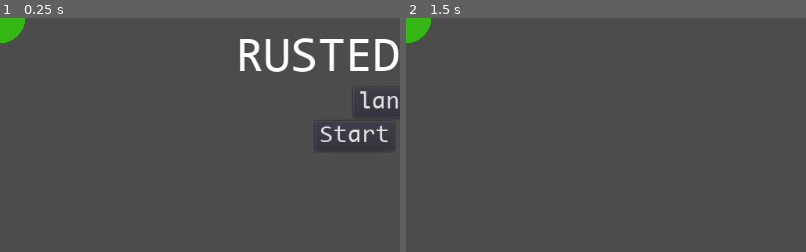
Above: before the commit, frames 1-2 (left to right).
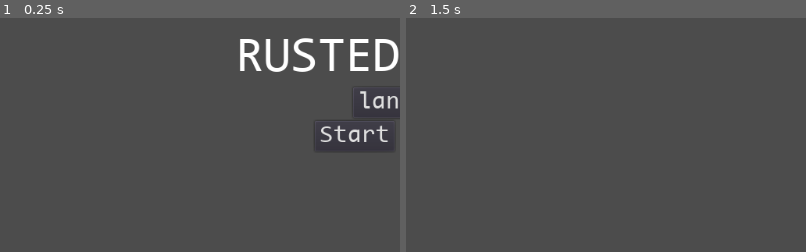
Above: after the commit, the same moments.

Repository: oatley/RustedEarth
Game: Godot game, scene res://Assets/Scenes/Main.tscn
Same seed, same stepped clock (60 frames per second), same inputs: the game is played once before the commit and once after it.
Inputs (mouse positions are % of the whole screen's width and height, from its top left):
- Up to frame 1 (0.25 s): no input
- Up to frame 2 (1.5 s): click "Start" at 0.5 s; tap Enter at 1.25 s; move the mouse to (72, 45) at 1.27 s; hold Right (right) from 1.28 s (still down); hold L (light_toggle) from 1.28 s (still down)
The pictures show only the part of the screen within x 0-50%, y 0-50%; the shares and areas given below are measured in that part.

The runs differ from the first frame. In frame 1, 0.5% of the frame differs, in the area x 0-7%, y 0-11%; in frame 2, 0.5%.
Error before the commit: Invalid operands 'Nil' and 'Nil' in operator '- (negation)'. (res://Assets/Scripts/Map.gd:43)
Error after the commit: Invalid operands 'Nil' and 'Nil' in operator '- (negation)'. (res://Assets/Scripts/Map.gd:49)

Commit message:
Game Jam End

Diff:
--- /dev/null
+++ b/Assets/Scenes/Altar.tscn
@@ -0,0 +1,18 @@
+[gd_scene load_steps=3 format=2]
+
+[ext_resource path="res://Assets/2d/altar_clean_tile.png" type="Texture" id=1]
+
+[sub_resource type="RectangleShape2D" id=1]
+extents = Vector2( 25, 25 )
+
+[node name="Altar" type="StaticBody2D"]
+scale = Vector2( 0.5, 0.5 )
+z_index = 5
+
+[node name="Sprite" type="Sprite" parent="."]
+texture = ExtResource( 1 )
+offset = Vector2( 32, 32 )
+
+[node name="CollisionShape2D" type="CollisionShape2D" parent="."]
+position = Vector2( 32, 32 )
+shape = SubResource( 1 )
--- /dev/null
+++ b/Assets/Scenes/Altar_corrupt.tscn
@@ -0,0 +1,19 @@
+[gd_scene load_steps=3 format=2]
+
+[ext_resource path="res://Assets/2d/altar_corrupt_tile.png" type="Texture" id=1]
+
+[sub_resource type="RectangleShape2D" id=1]
+extents = Vector2( 25, 25 )
+
+[node name="Altar" type="StaticBody2D"]
+scale = Vector2( 0.5, 0.5 )
+z_index = 7
+
+[node name="Sprite" type="Sprite" parent="."]
+z_index = 3
+texture = ExtResource( 1 )
+offset = Vector2( 32, 32 )
+
+[node name="CollisionShape2D" type="CollisionShape2D" parent="."]
+position = Vector2( 32, 32 )
+shape = SubResource( 1 )
--- /dev/null
+++ b/Assets/Scenes/Compass.tscn
@@ -0,0 +1,8 @@
+[gd_scene load_steps=2 format=2]
+
+[ext_resource path="res://Assets/2d/player_compass.png" type="Texture" id=1]
+
+[node name="Compass" type="Sprite"]
+position = Vector2( 32, 32 )
+z_index = 20
+texture = ExtResource( 1 )
--- /dev/null
+++ b/Assets/Scenes/Light.tscn
@@ -0,0 +1,10 @@
+[gd_scene load_steps=2 format=2]
+
+[ext_resource path="res://Assets/2d/player_light2.png" type="Texture" id=1]
+
+[node name="Light2D" type="Light2D"]
+texture = ExtResource( 1 )
+offset = Vector2( 32, 32 )
+shadow_enabled = true
+shadow_filter = 1
+shadow_filter_smooth = 5.0
--- /dev/null
+++ b/Assets/Scenes/Light_hole.tscn
@@ -0,0 +1,20 @@
+[gd_scene load_steps=3 format=2]
+
+[ext_resource path="res://Assets/2d/light_item.png" type="Texture" id=1]
+
+[sub_resource type="RectangleShape2D" id=1]
+extents = Vector2( 32, 32 )
+
+[node name="LightHole" type="StaticBody2D"]
+scale = Vector2( 0.5, 0.5 )
+z_index = 8
+
+[node name="CollisionShape2D" type="CollisionShape2D" parent="."]
+position = Vector2( 32, 32 )
+shape = SubResource( 1 )
+
+[node name="Light2D" type="Light2D" parent="."]
+z_index = 25
+texture = ExtResource( 1 )
+offset = Vector2( 32, 32 )
+mode = 2
--- /dev/null
+++ b/Assets/Scenes/Light_item.tscn
@@ -0,0 +1,19 @@
+[gd_scene load_steps=3 format=2]
+
+[ext_resource path="res://Assets/2d/light_item.png" type="Texture" id=1]
+
+[sub_resource type="RectangleShape2D" id=1]
+extents = Vector2( 32, 32 )
+
+[node name="LightItem" type="StaticBody2D"]
+scale = Vector2( 0.5, 0.5 )
+
+[node name="CollisionShape2D" type="CollisionShape2D" parent="."]
+position = Vector2( 32, 32 )
+shape = SubResource( 1 )
+
+[node name="Light2D" type="Light2D" parent="."]
+z_index = 25
+texture = ExtResource( 1 )
+offset = Vector2( 32, 32 )
+mode = 2
--- a/Assets/Scenes/Main.tscn
+++ b/Assets/Scenes/Main.tscn
@@ -1,21 +1,31 @@
-[gd_scene load_steps=5 format=2]
+[gd_scene load_steps=7 format=2]
 
-[ext_resource path="res://Assets/Scenes/GUI.tscn" type="PackedScene" id=1]
-[ext_resource path="res://Assets/Scenes/Map.tscn" type="PackedScene" id=2]
-[ext_resource path="res://Assets/Scenes/CanvasModulate.tscn" type="PackedScene" id=3]
-[ext_resource path="res://Assets/Scripts/Cleanup.gd" type="Script" id=4]
+[ext_resource path="res://Assets/Scenes/Compass.tscn" type="PackedScene" id=1]
+[ext_resource path="res://Assets/Scripts/Compass.gd" type="Script" id=2]
+[ext_resource path="res://Assets/Scenes/GUI.tscn" type="PackedScene" id=3]
+[ext_resource path="res://Assets/Scenes/Map.tscn" type="PackedScene" id=4]
+[ext_resource path="res://Assets/Scenes/CanvasModulate.tscn" type="PackedScene" id=5]
+[ext_resource path="res://Assets/Scripts/Cleanup.gd" type="Script" id=6]
 
 [node name="Main" type="Node2D"]
 
-[node name="GUI" parent="." instance=ExtResource( 1 )]
+[node name="CanvasLayer" type="CanvasLayer" parent="."]
+
+[node name="Compass" parent="CanvasLayer" instance=ExtResource( 1 )]
+visible = false
+position = Vector2( 64, 64 )
+scale = Vector2( 2, 2 )
+script = ExtResource( 2 )
+
+[node name="GUI" parent="." instance=ExtResource( 3 )]
 anchor_bottom = 1.0
 margin_right = 1024.0
 margin_bottom = 148.0
 
-[node name="Map" parent="." instance=ExtResource( 2 )]
+[node name="Map" parent="." instance=ExtResource( 4 )]
 
-[node name="CanvasModulate" parent="Map" instance=ExtResource( 3 )]
+[node name="CanvasModulate" parent="Map" instance=ExtResource( 5 )]
 color = Color( 0.168627, 0.160784, 0.160784, 1 )
 
 [node name="Cleanup" type="Node" parent="."]
-script = ExtResource( 4 )
+script = ExtResource( 6 )
--- a/Assets/Scenes/Map.tscn
+++ b/Assets/Scenes/Map.tscn
@@ -1,27 +1,6 @@
-[gd_scene load_steps=3 format=2]
+[gd_scene load_steps=2 format=2]
 
 [ext_resource path="res://Assets/Scripts/Map.gd" type="Script" id=1]
-[ext_resource path="res://Assets/2d/light_tree.png" type="Texture" id=2]
 
 [node name="Map" type="Node2D"]
 script = ExtResource( 1 )
-
-[node name="MarginContainer" type="MarginContainer" parent="."]
-anchor_left = 1.0
-anchor_right = 1.0
-anchor_bottom = 1.0
-
-[node name="VBoxContainer" type="VBoxContainer" parent="MarginContainer"]
-anchor_top = 1.0
-anchor_right = 1.0
-anchor_bottom = 1.0
-alignment = 2
-
-[node name="HBoxContainer" type="HBoxContainer" parent="MarginContainer/VBoxContainer"]
-anchor_top = 1.0
-anchor_right = 1.0
-anchor_bottom = 1.0
-alignment = 2
-
-[node name="Sprite" type="Sprite" parent="MarginContainer/VBoxContainer/HBoxContainer"]
-texture = ExtResource( 2 )
--- a/Assets/Scenes/Player.tscn
+++ b/Assets/Scenes/Player.tscn
@@ -2,7 +2,7 @@
 
 [ext_resource path="res://Assets/Scripts/Player.gd" type="Script" id=1]
 [ext_resource path="res://Assets/2d/player.png" type="Texture" id=2]
-[ext_resource path="res://Assets/2d/player_light2.png" type="Texture" id=3]
+[ext_resource path="res://Assets/Scenes/Light.tscn" type="PackedScene" id=3]
 
 [sub_resource type="RectangleShape2D" id=1]
 extents = Vector2( 25, 25 )
@@ -24,12 +24,9 @@
 drag_margin_v_enabled = false
 smoothing_enabled = true
 
-[node name="Light2D" type="Light2D" parent="."]
-texture = ExtResource( 3 )
-offset = Vector2( 32, 32 )
-shadow_enabled = true
-shadow_filter = 1
-shadow_filter_smooth = 5.0
+[node name="Light2D" parent="." instance=ExtResource( 3 )]
+position = Vector2( 32, 32 )
+scale = Vector2( 0.1, 0.1 )
 
 [node name="CollisionShape2D" type="CollisionShape2D" parent="."]
 position = Vector2( 32, 32 )
--- a/Assets/Scripts/Cleanup.gd
+++ b/Assets/Scripts/Cleanup.gd
@@ -39,6 +39,7 @@
     for x in range(-world_size_x, world_size_x+1):
       for y in range(-world_size_y, world_size_y+1):
         var map_name = str(x)+"x"+str(y)+"x"+str(world_level)
+        var compass = get_node("/root/Main/Map/Compass")
         var map_child = get_node("/root/Main/Map/" + map_name)
         var map_children = map_child.get_children()
         # Call free on all children
@@ -46,6 +47,7 @@
         for child in map_children:
           if child:
             call_deferred("free", child)
+        call_deferred("free", compass)
         call_deferred("free", map_child)
     print("[Cleanup] -> clean finished")
 
--- /dev/null
+++ b/Assets/Scripts/Compass.gd
@@ -0,0 +1,11 @@
+extends Sprite
+
+var target_angle = 0
+var turn_speed = deg2rad(90)
+var pos #= Vector2(22.0*32.0, 17.0*32.0)
+var player
+
+func _process(delta):
+  if player:
+    rotation = (pos - player.position).angle()
+    rotation += turn_speed
--- a/Assets/Scripts/Map.gd
+++ b/Assets/Scripts/Map.gd
@@ -15,6 +15,11 @@
 var sand_tile = load("res://Assets/Scenes/Sand.tscn")
 var tree_tile = load("res://Assets/Scenes/Tree.tscn")
 var player_tile = load("res://Assets/Scenes/Player.tscn")
+var compass_tile = load("res://Assets/Scenes/Compass.tscn")
+var altar_tile = load("res://Assets/Scenes/Altar.tscn")
+var altar_corrupt_tile = load("res://Assets/Scenes/Altar_corrupt.tscn")
+var light_item_tile = load("res://Assets/Scenes/Light_item.tscn")
+var light_hole_tile = load("res://Assets/Scenes/Light_hole.tscn")
 
 
 # Global vars
@@ -22,6 +27,7 @@
 var world_size_x
 var world_size_y
 var world_level
+var compass
 var map_size = 50
 var tile_size = 32 # Sprite size
 var player
@@ -47,8 +53,14 @@
       draw_map_tiles(map_name) # can you only draw map tiles of the closest 5?
   if not player:
     add_player("0x0x0")
+    get_node("/root/Main/CanvasLayer/Compass").show()
+  if world_level == 0:
+    spawn_entire_altar(22, 17, true, true)
+    spawn_entire_altar(45, 28, true, false)
+    #spawn_altar_hole(45, 30, true)
   player.z_index = 10 # if this is too low player hides behind map
   player.world_level = world_level
+
 
 # Load world file, which contains map names and file paths unique each world
 func load_world():
@@ -123,6 +135,10 @@
       t.position = update_pos(x, y, map_group_x, map_group_y)
       node.add_child(t)
 
+func add_compass():
+  print("adding compass")
+  compass = compass_tile.instance()
+  add_child(compass)
 
 # Spawn player object
 func add_player(map_name):
@@ -131,9 +147,80 @@
   #player.map = maps[map_name]
   player.update_pos(maps[map_name]["mapsize"]["x"] / 2, maps[map_name]["mapsize"]["y"] / 2)
   add_child(player)
+  player.enable_light()
+  get_node("/root/Main/CanvasLayer/Compass").player = player
 
 func get_map():
   pass
+
+func spawn_light(x, y):
+  if player.light:
+    return
+  var pos = update_pos(x, y, 0, 0)
+  var light_item = light_item_tile.instance()
+  light_item.position = pos
+  var upper_map = get_node("/root/Main/Map/0x0x0")
+  upper_map.add_child(light_item)
+
+func spawn_hole(x, y):
+  if player.light:
+    return
+  var pos = update_pos(x, y, 0, 0)
+  var light_hole = light_hole_tile.instance()
+  light_hole.position = pos
+  var upper_map = get_node("/root/Main/Map/0x0x0")
+  upper_map.add_child(light_hole)
+
+func spawn_hole_altar(x, y, corrupt):
+  spawn_altar(x-1, y, corrupt)
+  spawn_altar(x-1, y+1, corrupt)
+  spawn_altar(x-1, y-1, corrupt)
+  spawn_altar(x, y+1, corrupt)
+  spawn_altar(x+1, y, corrupt)
+  spawn_altar(x, y, corrupt)
+  # spawn hole thing
+  spawn_hole(x, y)
+  spawn_altar(x+1, y+1, corrupt)
+  spawn_altar(x+1, y-1, corrupt)
+
+func spawn_entire_altar(x, y, corrupt, dumb):
+  spawn_altar(x-1, y, corrupt)
+  spawn_altar(x-1, y+1, corrupt)
+  spawn_altar(x-1, y-1, corrupt)
+  spawn_altar(x, y+1, corrupt)
+  spawn_altar(x+1, y, corrupt)
+  spawn_altar(x, y, corrupt)
+  # spawn hole thing
+  if dumb:
+    spawn_light(x, y)
+  else:
+    spawn_hole(x,y)
+  spawn_altar(x+1, y+1, corrupt)
+  spawn_altar(x+1, y-1, corrupt)
+  #get_node("/root/Main/CanvasLayer/Compass").pos = update_pos(x,y,0,0)
+
+func spawn_altar_hole(x, y, corrupt):
+  var pos = update_pos(x, y, 0, 0)
+  var altar
+  if corrupt:
+    altar = altar_corrupt_tile.instance()
+  else:
+    altar = altar_tile.instance()
+  altar.position = pos
+  var upper_map = get_node("/root/Main/Map/0x0x0")
+  upper_map.add_child(altar)
+
+func spawn_altar(x, y, corrupt):
+  var pos = update_pos(x, y, 0, 0)
+  var altar
+  if corrupt:
+    altar = altar_corrupt_tile.instance()
+  else:
+    altar = altar_tile.instance()
+  altar.position = pos
+  var upper_map = get_node("/root/Main/Map/0x0x0")
+  upper_map.add_child(altar)
+
 
 # Really hacky, relative positional calculation of tiles
 # Formula: x = mapx * tile_size + (tile_size * map_size * map_group_x)
@@ -164,4 +251,6 @@
         if child.has_node("CollisionShape2D"):
           child.get_node("CollisionShape2D").disabled = true
         child.hide()
+
+  get_node("/root/Main/CanvasLayer/Compass").hide()
   cleanup.clear_level(world_size_x, world_size_y, world_level)
--- a/Assets/Scripts/Player.gd
+++ b/Assets/Scripts/Player.gd
@@ -7,19 +7,39 @@
 var map
 var world_level
 var light = false
+var objective = Vector2(22.0 * 32, 17.0 * 32)
 
 export (int) var speed = 200
 var velocity = Vector2()
-
+var disable_move = false
 
 func _ready():
   disable_light()
+  get_node("/root/Main/CanvasLayer/Compass").pos = objective
   pass
 
 func _process(delta):
   get_input()
+
+func _physics_process(delta):
   velocity = velocity.normalized() * speed
-  velocity = move_and_slide(velocity)
+  #velocity = move_and_slide(velocity)
+  move_and_slide(velocity)
+  for i in get_slide_count():
+    var collision = get_slide_collision(i)
+    print(collision.collider.name)
+    if collision.collider.name == "LightItem":
+      light = true
+      $Light2D.scale = Vector2(1.0,1.0)
+      $Light2D.position = Vector2(0.0,0.0)
+      get_node("/root/Main/Map/0x0x0/LightItem").hide()
+      objective = Vector2(45.0*32,28.0*32)
+      get_node("/root/Main/CanvasLayer/Compass").pos = objective
+    if collision.collider.name == "LightHole" and light:
+      disable_move = true
+      enter_under()
+      disable_move = false
+    #print(collision.collider.name)
 
 #
 #  delay += delta
@@ -28,6 +48,8 @@
 
 
 func get_input():
+  if disable_move:
+    return
   if Input.is_action_pressed("up"):
     move_up()
   elif Input.is_action_pressed("down"):
@@ -55,14 +77,21 @@
     var map_node = get_node("/root/Main/Map")
     map_node.clear_level()
     map_node.play(-1)
-    if not light:
-      enable_light()
+    get_node("/root/Main/CanvasLayer/Compass").show()
+    enable_light()
   elif Input.is_action_pressed("up_stairs") and world_level == -1:
     var map_node = get_node("/root/Main/Map")
     map_node.clear_level()
     map_node.play(0)
-    if light:
-      disable_light()
+    get_node("/root/Main/CanvasLayer/Compass").show()
+    enable_light()
+
+func enter_under():
+  var map_node = get_node("/root/Main/Map")
+  map_node.clear_level()
+  map_node.play(-1)
+  get_node("/root/Main/CanvasLayer/Compass").show()
+  enable_light()
 
 func update_pos(posx, posy):
   mapx = posx
@@ -71,13 +100,11 @@
 
 func disable_light():
   var mod = get_node("/root/Main/Map/CanvasModulate")
-  light = false
   mod.hide()
-  $Light2D.enabled = false
+  $Light2D.enabled = true
 
 func enable_light():
   var mod = get_node("/root/Main/Map/CanvasModulate")
-  light = true
   mod.show()
   $Light2D.enabled = true
 
Binary file added: Assets/2d/altar_clean_tile.png
Binary file added: Assets/2d/altar_corrupt_tile.png
Binary file added: Assets/2d/altar_hole_tile.png
Binary file added: Assets/2d/light_item.png
Binary file added: Assets/2d/player_compass.png
Not shown, added: Assets/2d/altar_clean_tile.png~
Not shown, added: Assets/2d/altar_corrupt_tile.png~
Not shown, added: Assets/2d/player_compass.png~
